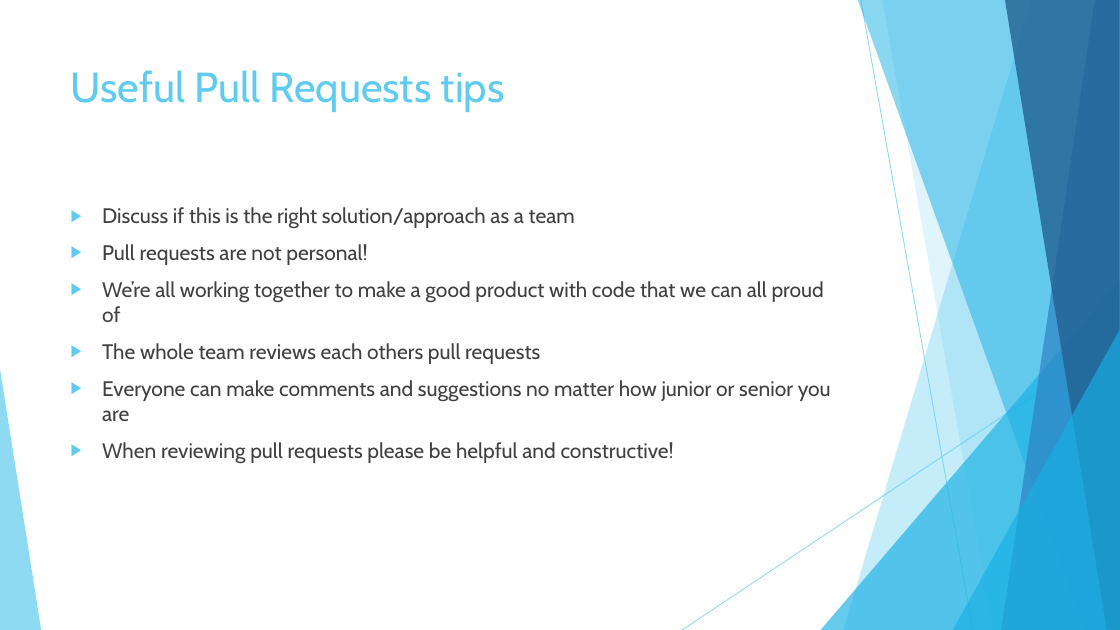
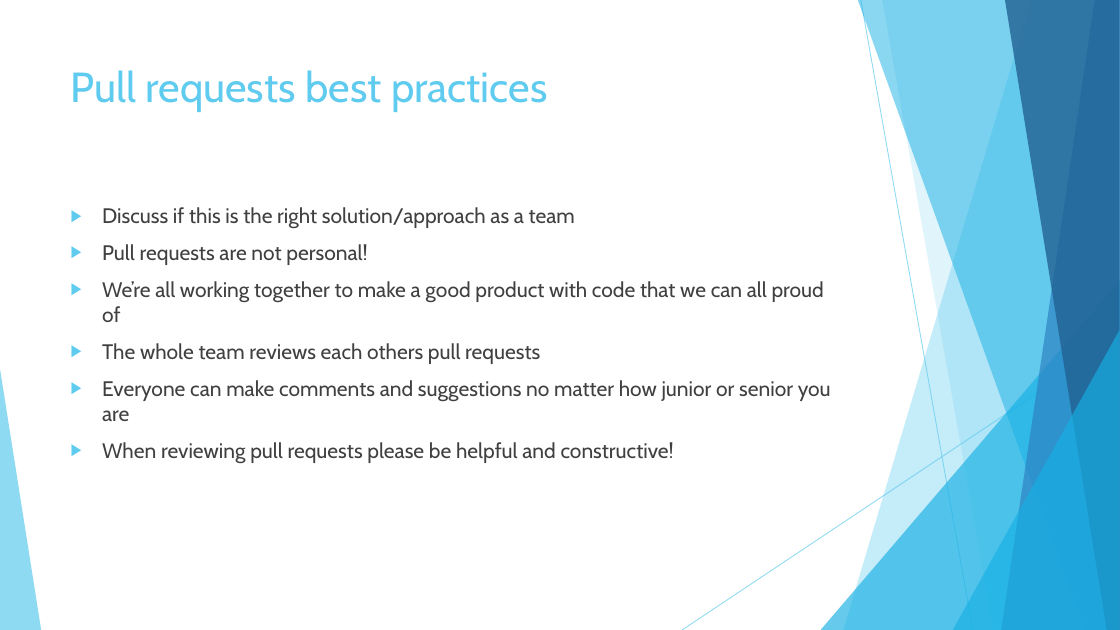
Before and after one commit to Jameswhale/git-introduction, a slide deck: slide 12 of Working collaboratively with Git.pptx. Drawn at 1120x630 pixels with LibreOffice and Linux fonts; fonts in the diff are those of the drawing. Boxes give left, top, right and bottom in pixels: in the first picture for what was removed or moved away, otherwise in the second. Text is boxed around its words. In the diff, an @@ line names an element or a change of style, - is before the commit and + after.

```diff
--- a/Working collaboratively with Git.pptx
+++ b/Working collaboratively with Git.pptx
@@ title at <box>71,70,548,112</box>: text changed @@
-Useful Pull Requests tips
+Pull requests best practices
```
Also in this commit, not shown: 6 other slides changed, 1 other file.
